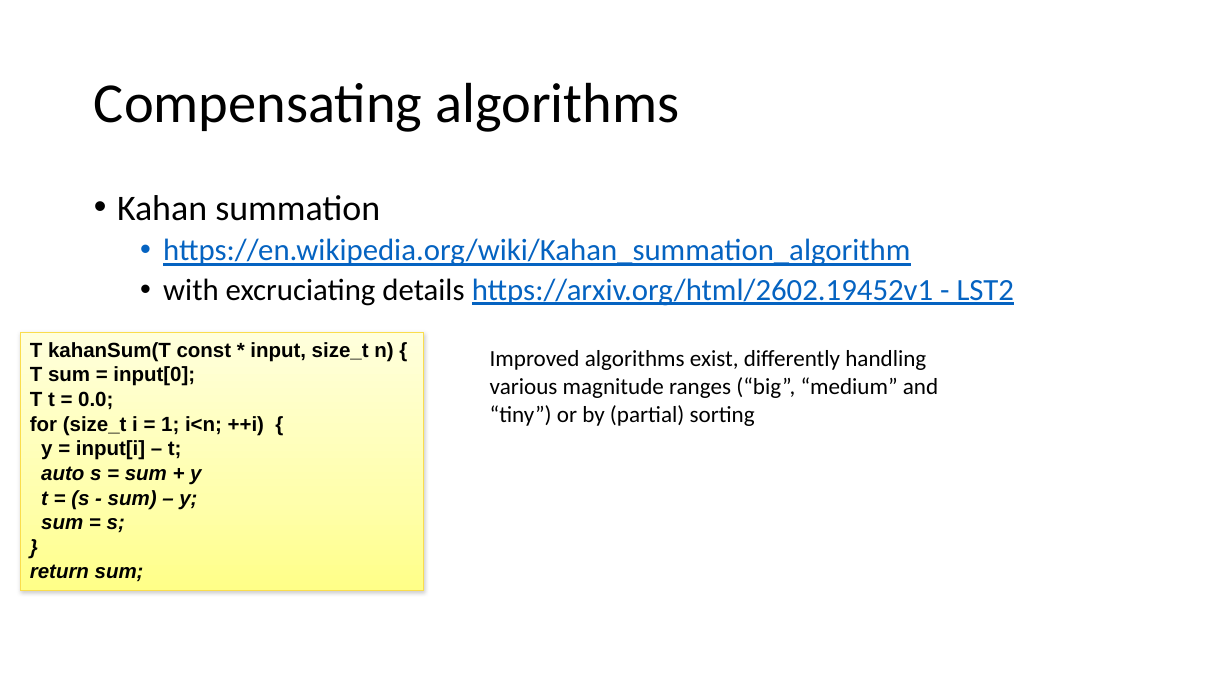
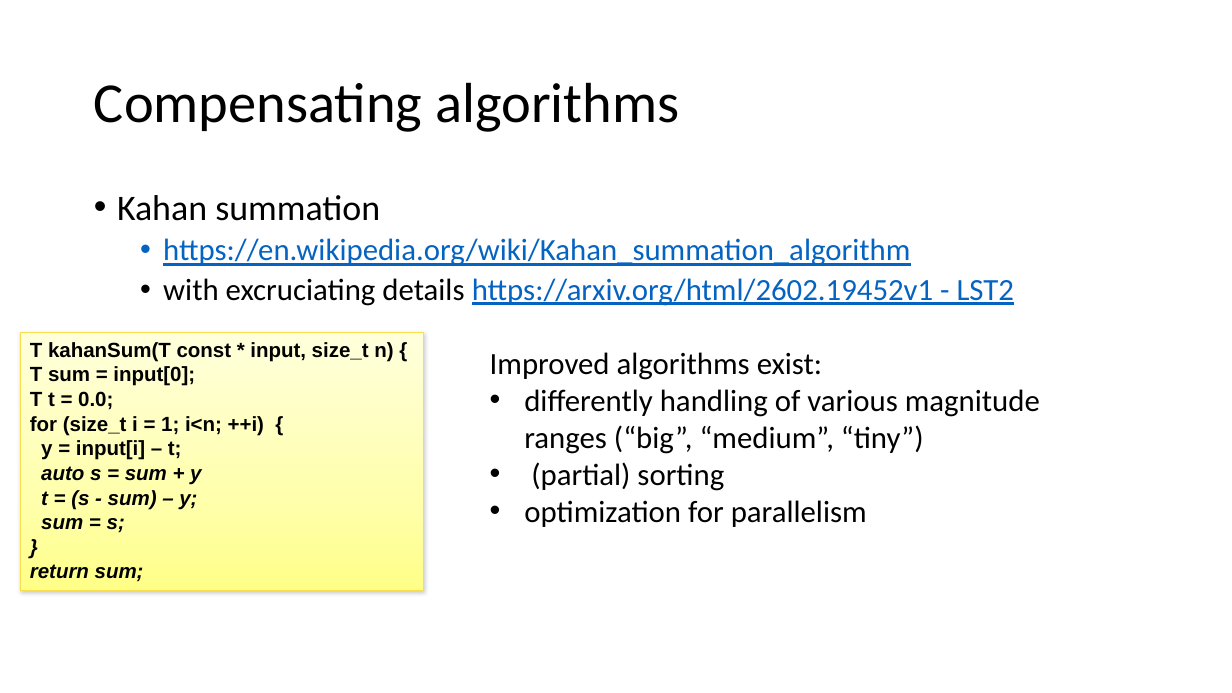
Before and after one commit to VinInn/FPCourse, a slide deck: slide 24 of Slides/FPforScientist.pptx. Drawn at 1232x693 pixels with LibreOffice and Linux fonts; fonts in the diff are those of the drawing. Boxes give left, top, right and bottom in pixels: in the first picture for what was removed or moved away, otherwise in the second. Text is boxed around its words. In the diff, an @@ line names an element or a change of style, - is before the commit and + after.

```diff
--- a/Slides/FPforScientist.pptx
+++ b/Slides/FPforScientist.pptx
@@ text at (x1=490, y1=352, x2=1040, y2=527): text changed; size 18 to 24 pt @@
-Improved algorithms exist, differently handling various magnitude ranges (“big”, “medium” and “tiny”) or by (partial) sorting
+Improved algorithms exist:
+• differently handling of various magnitude ranges (“big”, “medium”, “tiny”)
+• (partial) sorting
+• optimization for parallelism
```
Also in this commit, not shown: 5 other slides changed, 3 slides added.
